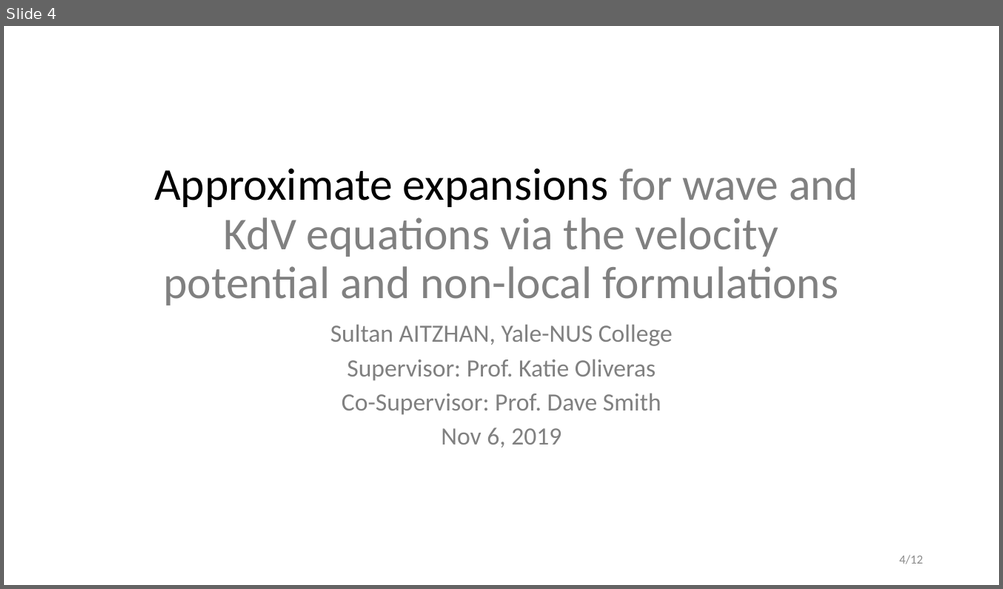
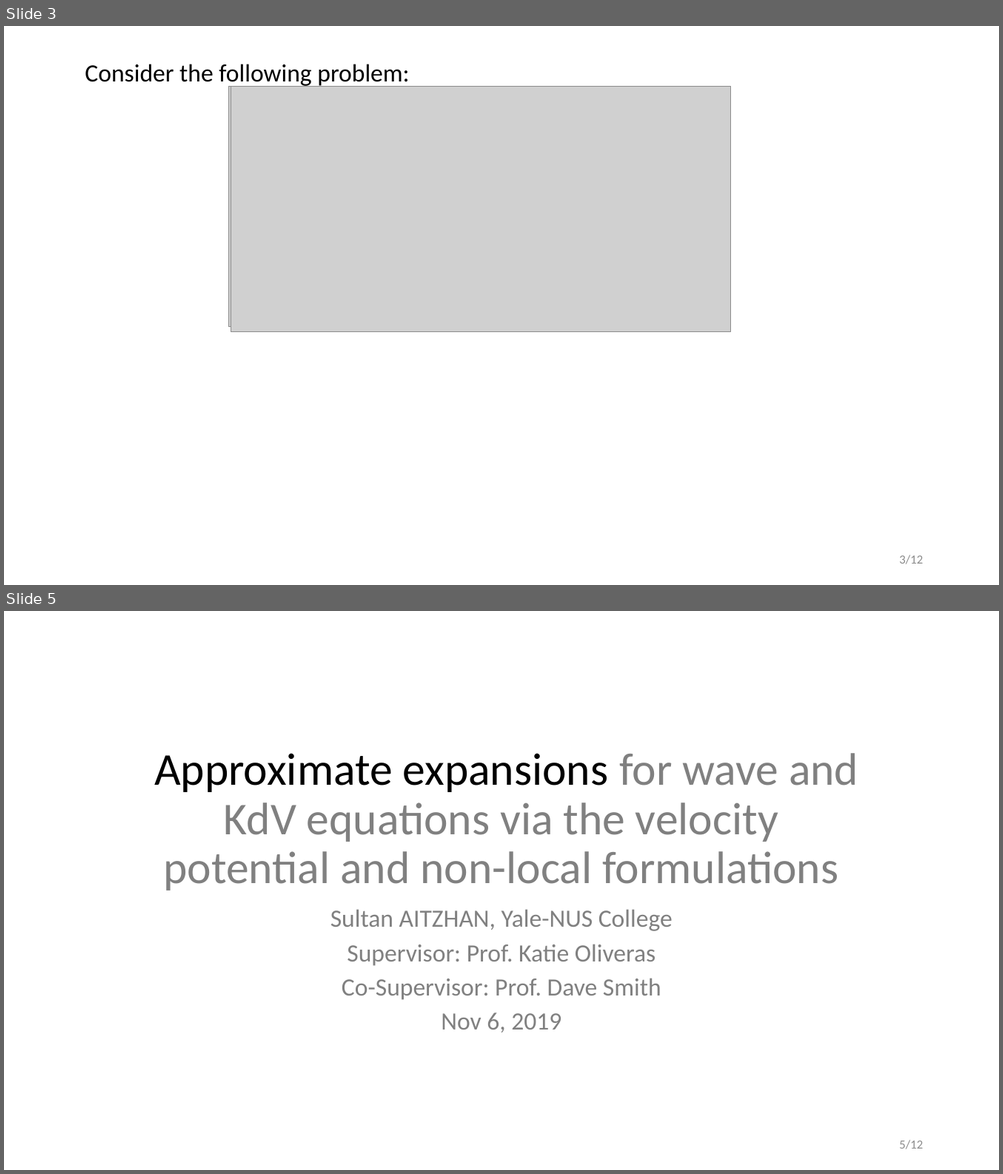
Before and after one commit to sultanaitzhan/Capstone, a slide deck: Semester 1 Presentation/presentation.pptx. Shown one above the other, each under a label of ours: slide 4 before the commit, slides 3 and 5 after it; the slides between them are not shown. The pictures are 1003x589 and 1003x1174 pixels, drawn with LibreOffice and Linux fonts; fonts in the diff are those of the drawing; grey boxes stand for pictures. Boxes give left, top, right and bottom in pixels: in the first picture for what was removed or moved away, otherwise in the second. Text is boxed around its words. In the diff, an @@ line names an element or a change of style, - is before the commit and + after.

```diff
--- a/Semester 1 Presentation/presentation.pptx
+++ b/Semester 1 Presentation/presentation.pptx
@@ slide 3 added at (x1=4, y1=26, x2=999, y2=585), background #FFFFFF @@
@@ text added at (x1=85, y1=64, x2=409, y2=87), 24 pt, text #000000 @@
+Consider the following problem:
@@ picture added at (x1=228, y1=87, x2=728, y2=326) @@
@@ picture added at (x1=231, y1=87, x2=731, y2=332) @@
@@ page number added at (x1=899, y1=555, x2=922, y2=565), 12 pt, text #8C8C8C @@
+3/12
@@ what was slide 4 is now slide 5 @@
@@ page number at (x1=899, y1=1140, x2=922, y2=1150): text changed @@
-4/12
+5/12
```
Also in this commit, not shown: 7 slides changed, 3 other slides added, 1 slide removed, 33 other files.
